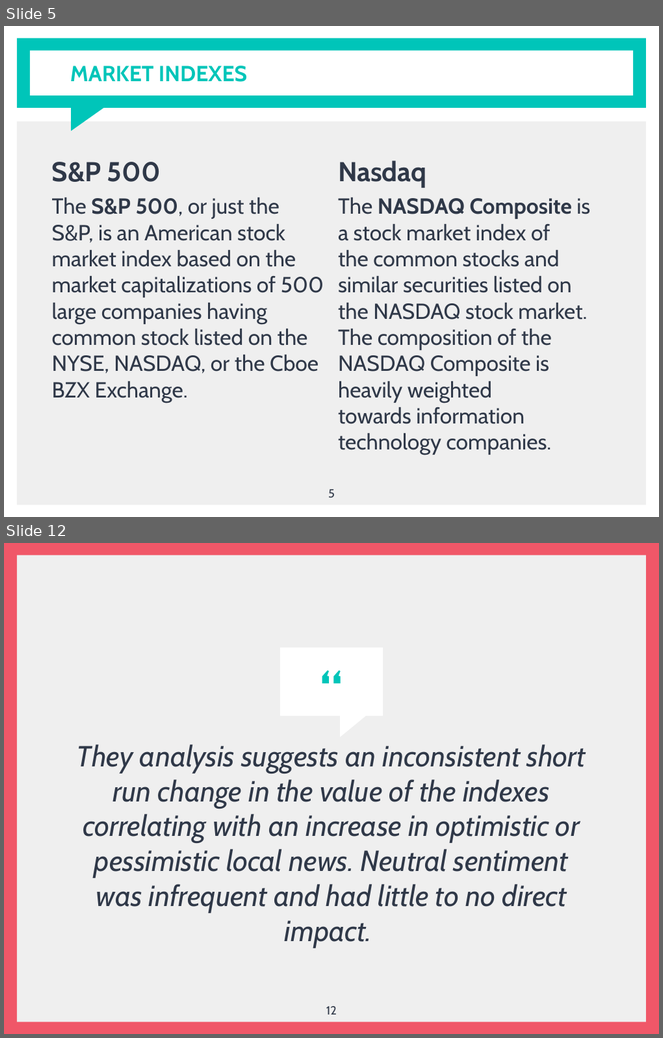
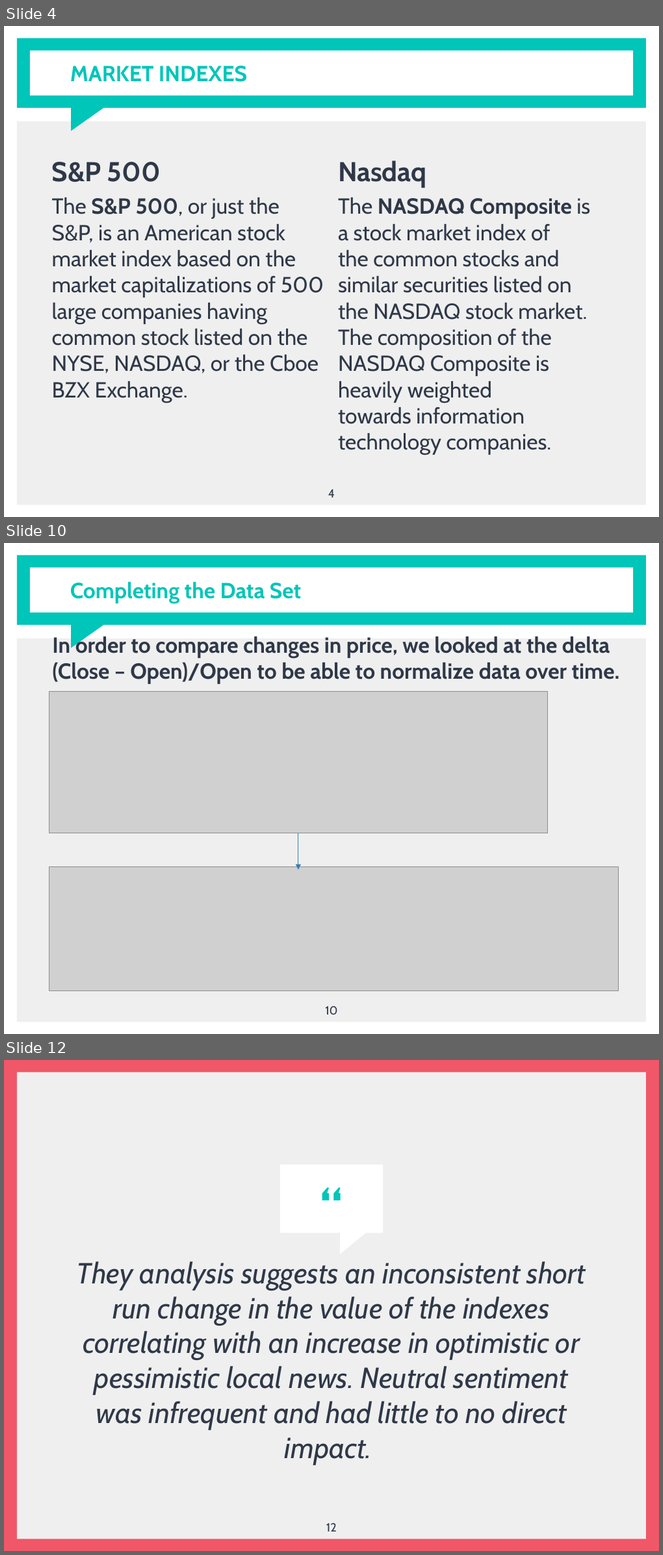
Before and after one commit to jsialcalde/news_project, a slide deck: News Project Presentation.pptx. Shown one above the other, each under a label of ours: slides 5 and 12 before the commit, slides 4, 10 and 12 after it; the slides between them are not shown. The pictures are 663x1038 and 663x1555 pixels, drawn with LibreOffice and Linux fonts; fonts in the diff are those of the drawing; grey boxes stand for pictures. Boxes give left, top, right and bottom in pixels: in the first picture for what was removed or moved away, otherwise in the second. Text is boxed around its words. In the diff, an @@ line names an element or a change of style, - is before the commit and + after.

```diff
--- a/News Project Presentation.pptx
+++ b/News Project Presentation.pptx
@@ slide 10 added at (4, 543, 659, 1034), background #FFFFFF; not listed: 4 template elements that a slide beside it also shows @@
@@ title added at (70, 581, 301, 603), 24 pt, text #00C5B9, bold @@
+Completing the Data Set
@@ text added at (52, 635, 620, 684), 24 pt, text #2F3848, bold @@
+In order to compare changes in price, we looked at the delta (Close – Open)/Open to be able to normalize data over time.
@@ picture added at (50, 691, 548, 834) @@
@@ arrow added from (298, 834) to (298, 870), #367EB9 0.75 pt @@
@@ picture added at (50, 867, 620, 991) @@
@@ page number added at (325, 1006, 337, 1015), 13 pt, text #2F3848 @@
+10
@@ what was slide 5 is now slide 4 @@
@@ page number at (328, 489, 335, 498): text changed @@
-5
+4
```
Also in this commit, not shown: 1 slide changed, 5 other slides added, 6 slides removed.
